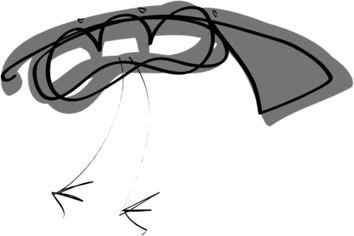
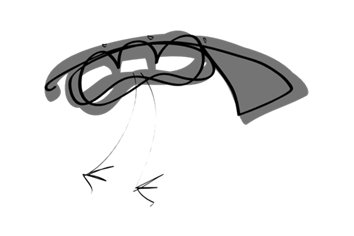
The second 354 × 236 image is a revision of the first. Changes to its layers:
painted on "trumpet_cinza" over [0, 0, 354, 236]
